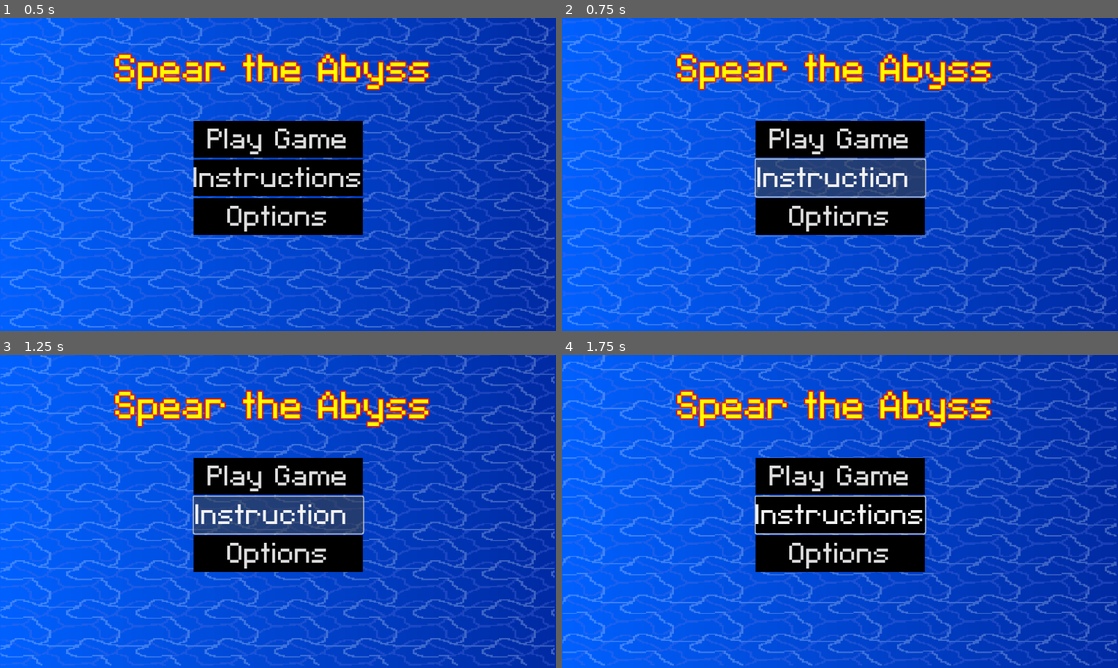
Above: before the commit, frames 1-4 (two rows, left to right).
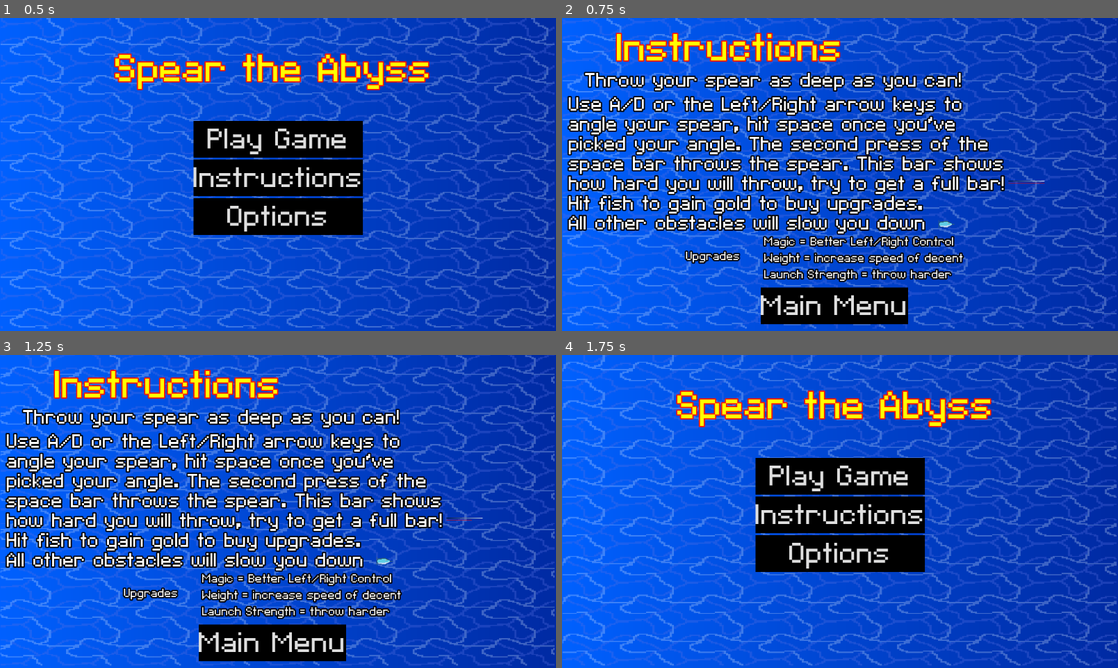
Above: after the commit, the same moments.

Repository: RylanSanders/LudumDare57
Game: Godot game, scene res://UI/MainMenu.tscn
Two runs of this game, one before a commit and one after it. Both use one fixed random seed, a clock stepped at 60 frames per second and the inputs below.
Inputs (mouse positions are in pixels of both pictures, inside the frame that each line leads up to):
- Up to frame 1 (0.5 s): no input
- Up to frame 2 (0.75 s): click "Instructions" at 0.5 s
- Up to frame 3 (1.25 s): no input
- Up to frame 4 (1.75 s): click (834, 642) at 1.25 s, where only the run after the commit has a clickable "Main Menu"

Frame 1 is identical in both runs. In frame 2, 34% of the frame differs, in the area x 0-87%, y 4-98%; in frame 3, 34%; in frame 4, 0.4%.

Commit message:
Add Instructions

Diff:
--- /dev/null
+++ b/UI/Instructions.tscn
@@ -0,0 +1,173 @@
+[gd_scene load_steps=18 format=3 uid="uid://rc4a3scm4icp"]
+
+[ext_resource type="Script" uid="uid://kewvlvcy5si7" path="res://UI/instructions_menu.gd" id="1_7egw0"]
+[ext_resource type="Shader" uid="uid://dlhgmhis7wek" path="res://water2.tres" id="2_7egw0"]
+[ext_resource type="Texture2D" uid="uid://d1o8p02d4qq3v" path="res://WaterTile.png" id="3_tm10p"]
+[ext_resource type="FontFile" uid="uid://c3jmcnkrd8u8r" path="res://UI/C&C Red Alert [INET].ttf" id="4_fctts"]
+[ext_resource type="Theme" uid="uid://brjnprxl7p0gq" path="res://main_menu_theme.tres" id="5_o4l3g"]
+[ext_resource type="Script" uid="uid://b5rdjagi8vq3o" path="res://launch_power_bar.gd" id="6_tm10p"]
+[ext_resource type="Texture2D" uid="uid://dod4pn44ee70f" path="res://Obstacles/Sprites/Fish1.png" id="7_tm10p"]
+
+[sub_resource type="Gradient" id="Gradient_t6syg"]
+colors = PackedColorArray(0, 0.380392, 1, 1, 0.000929164, 0.166303, 0.639802, 1)
+
+[sub_resource type="GradientTexture1D" id="GradientTexture1D_y6s48"]
+gradient = SubResource("Gradient_t6syg")
+
+[sub_resource type="ShaderMaterial" id="ShaderMaterial_otjfi"]
+shader = ExtResource("2_7egw0")
+shader_parameter/Speed = Vector2(0.03, 0.03)
+shader_parameter/WaterTexture = ExtResource("3_tm10p")
+shader_parameter/Alpha = 0.3
+
+[sub_resource type="Gradient" id="Gradient_obtq6"]
+
+[sub_resource type="GradientTexture1D" id="GradientTexture1D_t4ff4"]
+gradient = SubResource("Gradient_obtq6")
+
+[sub_resource type="LabelSettings" id="LabelSettings_t6syg"]
+font = ExtResource("4_fctts")
+font_size = 100
+font_color = Color(1, 1, 0, 1)
+outline_size = 10
+outline_color = Color(1, 0.0901961, 0, 1)
+shadow_size = 0
+
+[sub_resource type="Gradient" id="Gradient_fos0i"]
+
+[sub_resource type="GradientTexture1D" id="GradientTexture1D_m0po5"]
+gradient = SubResource("Gradient_fos0i")
+width = 75
+
+[sub_resource type="Gradient" id="Gradient_lgr22"]
+colors = PackedColorArray(1, 0, 0, 1, 1, 0, 0, 1)
+
+[sub_resource type="GradientTexture1D" id="GradientTexture1D_7txfi"]
+gradient = SubResource("Gradient_lgr22")
+width = 75
+
+[node name="Main" type="Node2D"]
+
+[node name="InstructionsMenu" type="Control" parent="."]
+layout_mode = 3
+anchors_preset = 15
+anchor_right = 1.0
+anchor_bottom = 1.0
+grow_horizontal = 2
+grow_vertical = 2
+script = ExtResource("1_7egw0")
+
+[node name="backgroundblue" type="Sprite2D" parent="InstructionsMenu"]
+position = Vector2(575.5, 0)
+scale = Vector2(4.51172, 648)
+texture = SubResource("GradientTexture1D_y6s48")
+
+[node name="backgroundwater" type="Sprite2D" parent="InstructionsMenu"]
+material = SubResource("ShaderMaterial_otjfi")
+position = Vector2(574.5, 0)
+scale = Vector2(4.48047, 643)
+texture = SubResource("GradientTexture1D_t4ff4")
+
+[node name="Title" type="Label" parent="InstructionsMenu"]
+texture_filter = 1
+layout_mode = 1
+anchors_preset = -1
+anchor_right = 0.275
+anchor_bottom = 0.248
+offset_left = 114.0
+offset_top = 13.0
+offset_right = 582.0
+offset_bottom = 113.0
+text = "Instructions"
+label_settings = SubResource("LabelSettings_t6syg")
+
+[node name="Label" type="Label" parent="InstructionsMenu"]
+layout_mode = 0
+offset_left = 48.0
+offset_top = 104.0
+offset_right = 846.0
+offset_bottom = 155.0
+theme_override_colors/font_outline_color = Color(0, 0, 0, 1)
+theme_override_constants/outline_size = 10
+theme_override_font_sizes/font_size = 50
+text = "Throw your spear as deep as you can! "
+
+[node name="Label3" type="Label" parent="InstructionsMenu"]
+layout_mode = 0
+offset_left = 14.0
+offset_top = 359.0
+offset_right = 809.0
+offset_bottom = 464.0
+theme_override_colors/font_outline_color = Color(0, 0, 0, 1)
+theme_override_constants/line_spacing = -10
+theme_override_constants/outline_size = 10
+theme_override_font_sizes/font_size = 50
+text = "Hit fish to gain gold to buy upgrades. All other obstacles will slow you down"
+autowrap_mode = 2
+
+[node name="Label2" type="Label" parent="InstructionsMenu"]
+layout_mode = 0
+offset_left = 14.0
+offset_top = 154.0
+offset_right = 957.0
+offset_bottom = 475.0
+theme_override_colors/font_outline_color = Color(0, 0, 0, 1)
+theme_override_constants/line_spacing = -10
+theme_override_constants/outline_size = 10
+theme_override_font_sizes/font_size = 50
+text = "Use A/D or the Left/Right arrow keys to angle your spear, hit space once you've picked your angle. The second press of the space bar throws the spear. This bar shows how hard you will throw, try to get a full bar!"
+autowrap_mode = 2
+
+[node name="GridContainer" type="GridContainer" parent="InstructionsMenu"]
+layout_mode = 0
+offset_left = 412.0
+offset_top = 558.0
+offset_right = 774.385
+offset_bottom = 807.74
+
+[node name="MainMenuButton" type="Button" parent="InstructionsMenu/GridContainer"]
+layout_mode = 2
+theme = ExtResource("5_o4l3g")
+theme_override_font_sizes/font_size = 75
+text = "Main Menu"
+
+[node name="LaunchStrengthProgressBar" type="TextureProgressBar" parent="InstructionsMenu"]
+offset_left = 925.0
+offset_top = 337.0
+offset_right = 1019.0
+offset_bottom = 353.0
+value = 90.0
+texture_under = SubResource("GradientTexture1D_m0po5")
+texture_progress = SubResource("GradientTexture1D_7txfi")
+texture_progress_offset = Vector2(0, 3.76)
+script = ExtResource("6_tm10p")
+
+[node name="Fish1" type="Sprite2D" parent="InstructionsMenu"]
+position = Vector2(796, 429)
+texture = ExtResource("7_tm10p")
+
+[node name="Label4" type="Label" parent="InstructionsMenu"]
+layout_mode = 0
+offset_left = 419.0
+offset_top = 448.0
+offset_right = 813.0
+offset_bottom = 502.0
+theme_override_colors/font_outline_color = Color(0, 0, 0, 1)
+theme_override_constants/outline_size = 10
+theme_override_font_sizes/font_size = 30
+text = "Magic = Better Left/Right Control
+Weight = increase speed of decent
+Launch Strength = throw harder"
+
+[node name="Label5" type="Label" parent="InstructionsMenu"]
+layout_mode = 0
+offset_left = 257.0
+offset_top = 478.0
+offset_right = 679.0
+offset_bottom = 577.0
+theme_override_colors/font_outline_color = Color(0, 0, 0, 1)
+theme_override_constants/outline_size = 10
+theme_override_font_sizes/font_size = 30
+text = "Upgrades"
+
+[connection signal="pressed" from="InstructionsMenu/GridContainer/MainMenuButton" to="InstructionsMenu" method="_on_main_menu_button_pressed"]
--- a/UI/MainMenu.tscn
+++ b/UI/MainMenu.tscn
@@ -95,4 +95,5 @@
 "
 
 [connection signal="pressed" from="MainMenu/GridContainer/PlayButton" to="MainMenu/GridContainer/PlayButton" method="_on_pressed"]
+[connection signal="pressed" from="MainMenu/GridContainer/InstructionsButton" to="MainMenu" method="_on_instructions_button_pressed"]
 [connection signal="pressed" from="MainMenu/GridContainer/Options" to="MainMenu" method="_on_options_pressed"]
--- /dev/null
+++ b/UI/instructions_menu.gd
@@ -0,0 +1,5 @@
+extends Control
+
+
+func _on_main_menu_button_pressed() -> void:
+	get_tree().change_scene_to_file("res://UI/MainMenu.tscn")
--- a/UI/main_menu.gd
+++ b/UI/main_menu.gd
@@ -3,3 +3,7 @@
 
 func _on_options_pressed() -> void:
 	get_tree().change_scene_to_file("res://UI/OptionsMenu.tscn")
+
+
+func _on_instructions_button_pressed() -> void:
+	get_tree().change_scene_to_file("res://UI/Instructions.tscn")
Not shown: 1 places in Main.tscn that only renumber resources
Not shown: 1 places in UI/OptionsMenu.tscn that only renumber resources
Not shown, added: UI/instructions_menu.gd.uid
